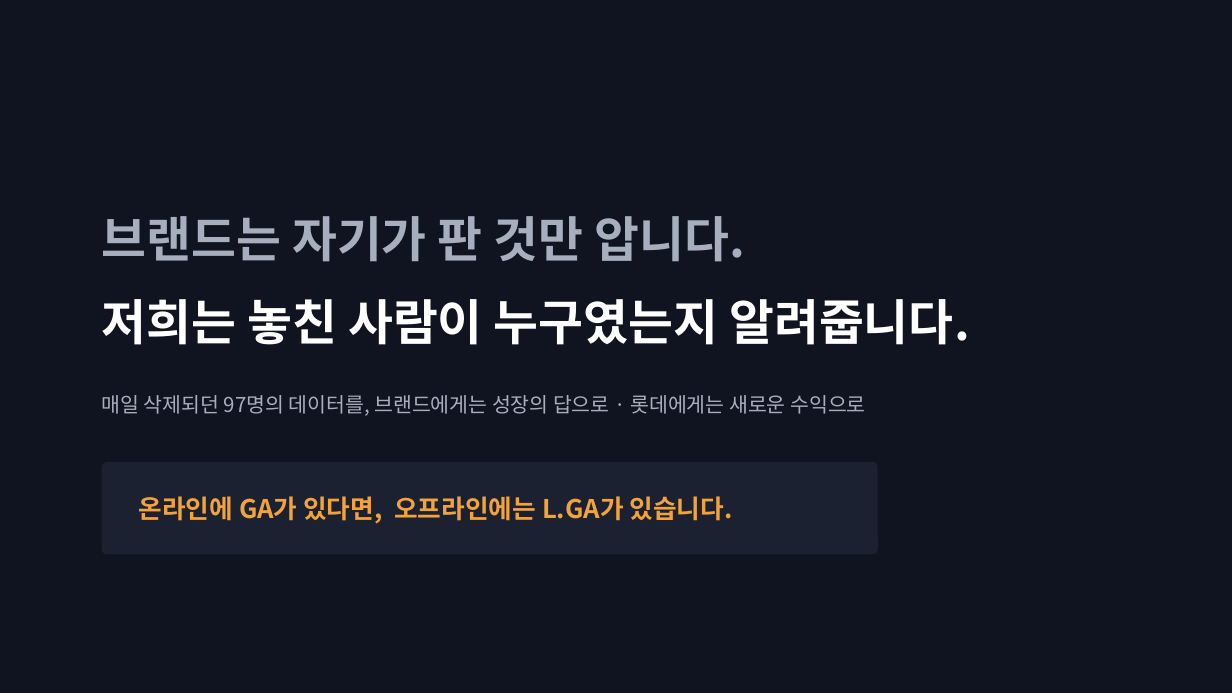
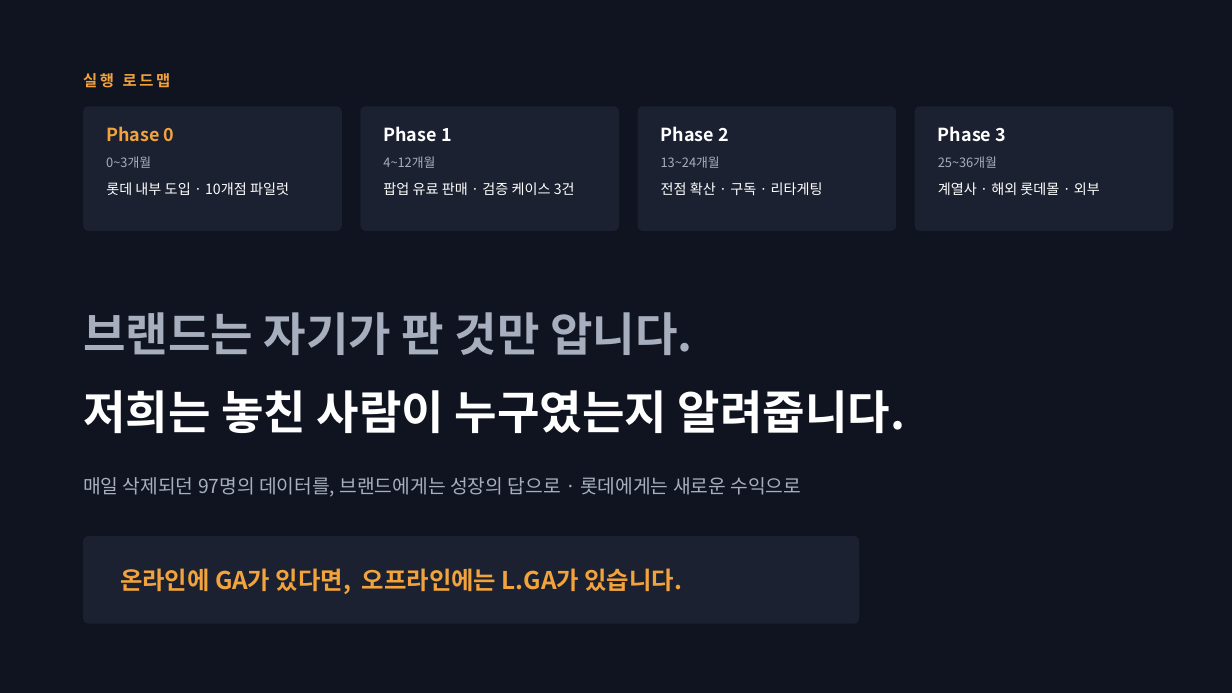
Before and after one commit to neti84-design/LMBA, a slide deck: slide 14 of LGA_롯데신사업_발표.pptx. Drawn at 1232x693 pixels with LibreOffice and Linux fonts; fonts in the diff are those of the drawing. Boxes give left, top, right and bottom in pixels: in the first picture for what was removed or moved away, otherwise in the second. Text is boxed around its words. In the diff, an @@ line names an element or a change of style, - is before the commit and + after.

```diff
--- a/LGA_롯데신사업_발표.pptx
+++ b/LGA_롯데신사업_발표.pptx
@@ text added at (83, 73, 170, 88), 12 pt, text #F2A33C, bold @@
+실행 로드맵
@@ rounded rectangle added at (83, 106, 342, 231), fill #1B2130 @@
@@ rounded rectangle added at (360, 106, 619, 231), fill #1B2130 @@
@@ rounded rectangle added at (638, 106, 897, 231), fill #1B2130 @@
@@ rounded rectangle added at (915, 106, 1174, 231), fill #1B2130 @@
@@ text added at (106, 126, 175, 142), 14 pt, text #F2A33C, bold @@
+Phase 0
@@ text added at (383, 126, 452, 142), 14 pt, text #FFFFFF, bold @@
+Phase 1
@@ text added at (661, 126, 729, 142), 14 pt, text #FFFFFF, bold @@
+Phase 2
@@ text added at (938, 126, 1006, 142), 14 pt, text #FFFFFF, bold @@
+Phase 3
@@ text added at (106, 156, 151, 168), 10 pt, text #A7AFBE @@
+0~3개월
@@ text added at (383, 156, 435, 168), 10 pt, text #A7AFBE @@
+4~12개월
@@ text added at (661, 156, 720, 168), 10 pt, text #A7AFBE @@
+13~24개월
@@ text added at (938, 156, 997, 168), 10 pt, text #A7AFBE @@
+25~36개월
@@ text added at (106, 182, 289, 195), 11 pt, text #FFFFFF @@
+롯데 내부 도입 · 10개점 파일럿
@@ text added at (383, 182, 575, 195), 11 pt, text #FFFFFF @@
+팝업 유료 판매 · 검증 케이스 3건
@@ text added at (661, 182, 823, 196), 11 pt, text #FFFFFF @@
+전점 확산 · 구독 · 리타게팅
@@ text added at (938, 182, 1100, 195), 11 pt, text #FFFFFF @@
+계열사 · 해외 롯데몰 · 외부
@@ text "브랜드는 자기가 판 것만 압니다." at (83, 312, 693, 355): size 38 to 36 pt @@
@@ text "브랜드는 자기가 판 것만 압니다.": place and size @@
-text "브랜드는 자기가 판 것만 압니다." at (102, 216, 746, 262)
+text "브랜드는 자기가 판 것만 압니다." at (83, 312, 693, 355)
@@ text "저희는 놓친 사람이 누구였는지 알려줍니다.": place and size @@
-text "저희는 놓친 사람이 누구였는지 알려줍니다." at (102, 299, 970, 345)
+text "저희는 놓친 사람이 누구였는지 알려줍니다." at (83, 390, 906, 433)
@@ text "저희는 놓친 사람이 누구였는지 알려줍니다." at (83, 390, 906, 433): size 38 to 36 pt @@
@@ text "매일 삭제되던 97명의 데이터를, 브랜드에게는 ...": place and size @@
-text "매일 삭제되던 97명의 데이터를, 브랜드에게는 ..." at (102, 395, 865, 416)
+text "매일 삭제되던 97명의 데이터를, 브랜드에게는 ..." at (83, 477, 801, 497)
@@ text "매일 삭제되던 97명의 데이터를, 브랜드에게는 ..." at (83, 477, 801, 497): size 16 to 15 pt @@
@@ rounded rectangle: place and size @@
-rounded rectangle at (102, 462, 878, 555)
+rounded rectangle at (83, 536, 860, 624)
@@ rounded rectangle at (83, 536, 860, 624): proportions changed @@
@@ text "온라인에 GA가 있다면, 오프라인에는 L.GA가 ...": place and size @@
-text "온라인에 GA가 있다면, 오프라인에는 L.GA가 ..." at (139, 496, 732, 524)
+text "온라인에 GA가 있다면, 오프라인에는 L.GA가 ..." at (120, 568, 682, 594)
@@ text "온라인에 GA가 있다면, 오프라인에는 L.GA가 ..." at (120, 568, 682, 594): size 20 to 19 pt @@
```
Also in this commit, not shown: 7 other slides changed, 7 slides added, 6 slides removed, 5 other files.
